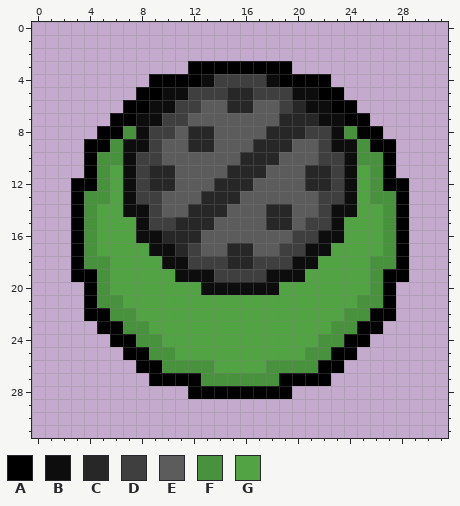
A pixel-art sprite gets an edit: assets/GrenadeTurret1.png. Above: the version before the commit.
The file is 32x32 pixels.
Palette (. is transparent): A #000000  B #0d0d0d  C #272727  D #3f3f3f  E #5c5c5c  F #48923d  G #51a344
Pixels before, first column x 3:
 3 .........AAAAAAAA.........
 4 ......AAAABDDDDBAAAA......
 5 .....AABBDDDCCDDDBBAA.....
 6 ....AABBDDEECCEEDCBBAA....
 7 ...AABBDDEEEEEEECCCBBAA...
 8 ..AAFBDDECCEEEECCCDDBFAA..
 9 .AAFBBDEECCEEECCCEEDBBFAA.
10 .AFFBDDEEEEEECCCEEEDDBFFA.
11 .AFGBDCCEEEECCCEEECCDBGFA.
12 AAFGBDCCEEECCCEEEECCDBGFAA
13 AFFGBDDEEECCCEEEEEEDDBGFFA
14 AFGGBBDEECCCEEECCEEDBBGGFA
15 AFGGGBDDCCCEEEECCEDDBGGGFA
16 AFGGGBBCCCEEEEEEEDDBBGGGFA
17 AFGGGGBBCDEECCEEDDBBGGGGFA
18 AFFGGGGBBDDDCCDDDBBGGGGFFA
19 AAFGGGGGBBBDDDDBBBGGGGGFAA
20 .AFGGGGGGGBBBBBBGGGGGGGFA.
21 .AFFGGGGGGGGGGGGGGGGGGFFA.
22 .AAFFGGGGGGGGGGGGGGGGFFAA.
23 ..AAFFGGGGGGGGGGGGGGFFAA..
24 ...AAFFGGGGGGGGGGGGFFAA...
25 ....AAFFGGGGGGGGGGFFAA....
26 .....AAFFFFGGGGFFFFAA.....
27 ......AAAAFFFFFFAAAA......
28 .........AAAAAAAA.........
Once edited:
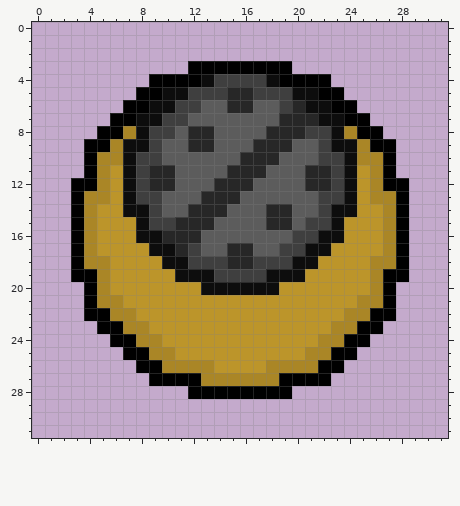
Author's note on the commit: using char for instead of numbers for getChild fct add Grenade pngs for new SplashTower fixed some GUI stuff
Difference:
colour F: #48923d -> #aa8626
colour G: #51a344 -> #bc952a
Boxes around the changes in both pictures, in picture pixels (x1, y1, x2, y2):
changed: (84, 126, 396, 386)
